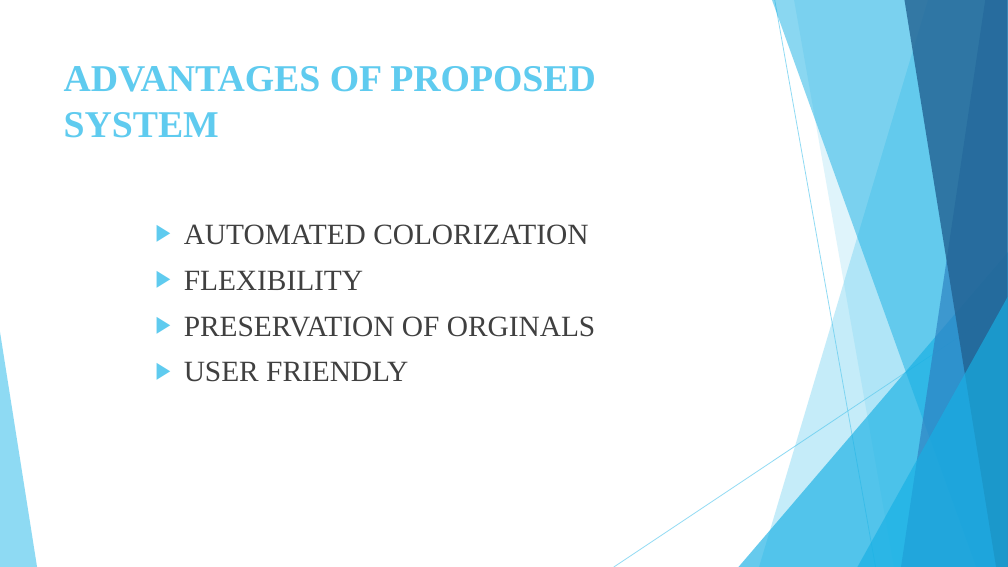
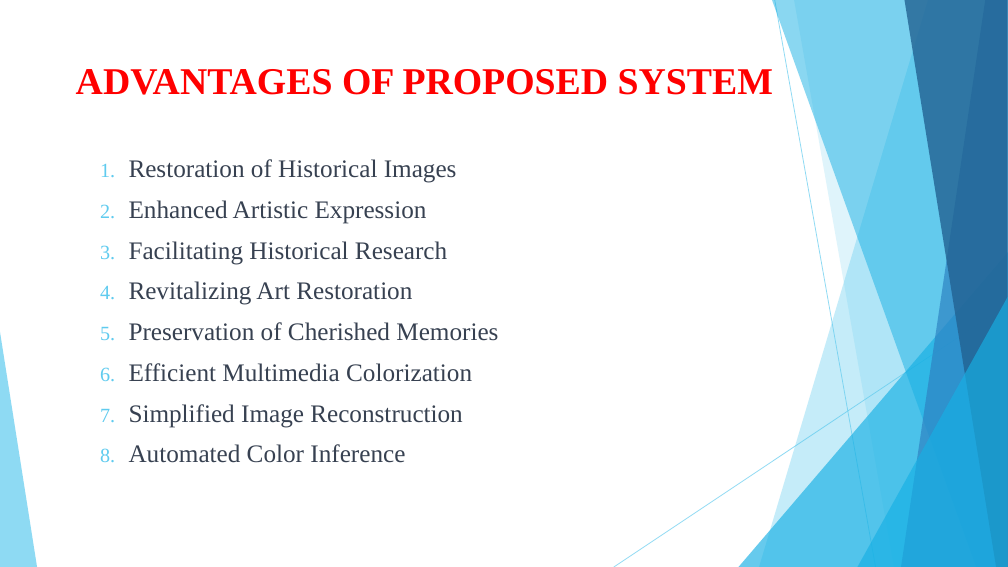
Before and after one commit to Chakrapani2122/Mini-Project, a slide deck: slide 7 of vividtones.pptx. Drawn at 1008x567 pixels with LibreOffice and Linux fonts; fonts in the diff are those of the drawing. Boxes give left, top, right and bottom in pixels: in the first picture for what was removed or moved away, otherwise in the second. Text is boxed around its words. In the diff, an @@ line names an element or a change of style, - is before the commit and + after.

```diff
--- a/vividtones.pptx
+++ b/vividtones.pptx
@@ title "ADVANTAGES OF PROPOSED SYSTEM": place and size @@
-title "ADVANTAGES OF PROPOSED SYSTEM" at [64,66,596,138]
+title "ADVANTAGES OF PROPOSED SYSTEM" at [76,69,773,95]
@@ title "ADVANTAGES OF PROPOSED SYSTEM" at [76,69,773,95]: text colour #5FCBEF to #FF0000 @@
@@ text at [129,159,498,463]: text changed; size 28 to 24 pt; text colour #404040 to #374151 @@
-▶ AUTOMATED COLORIZATION
-▶ FLEXIBILITY
-▶ PRESERVATION OF ORGINALS
-▶ USER FRIENDLY
+1. Restoration of Historical Images
+2. Enhanced Artistic Expression
+3. Facilitating Historical Research
+4. Revitalizing Art Restoration
+5. Preservation of Cherished Memories
+6. Efficient Multimedia Colorization
+7. Simplified Image Reconstruction
+8. Automated Color Inference
```
Also in this commit, not shown: 12 other slides changed, 2 slides added, 7 other files.
